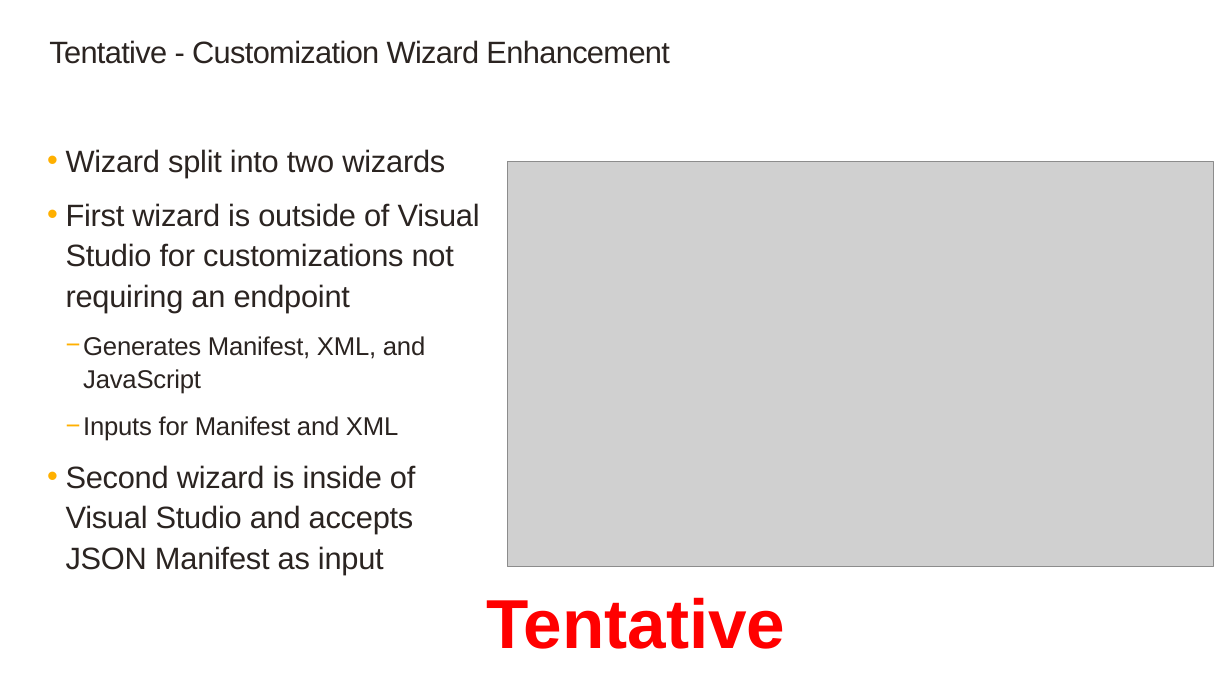
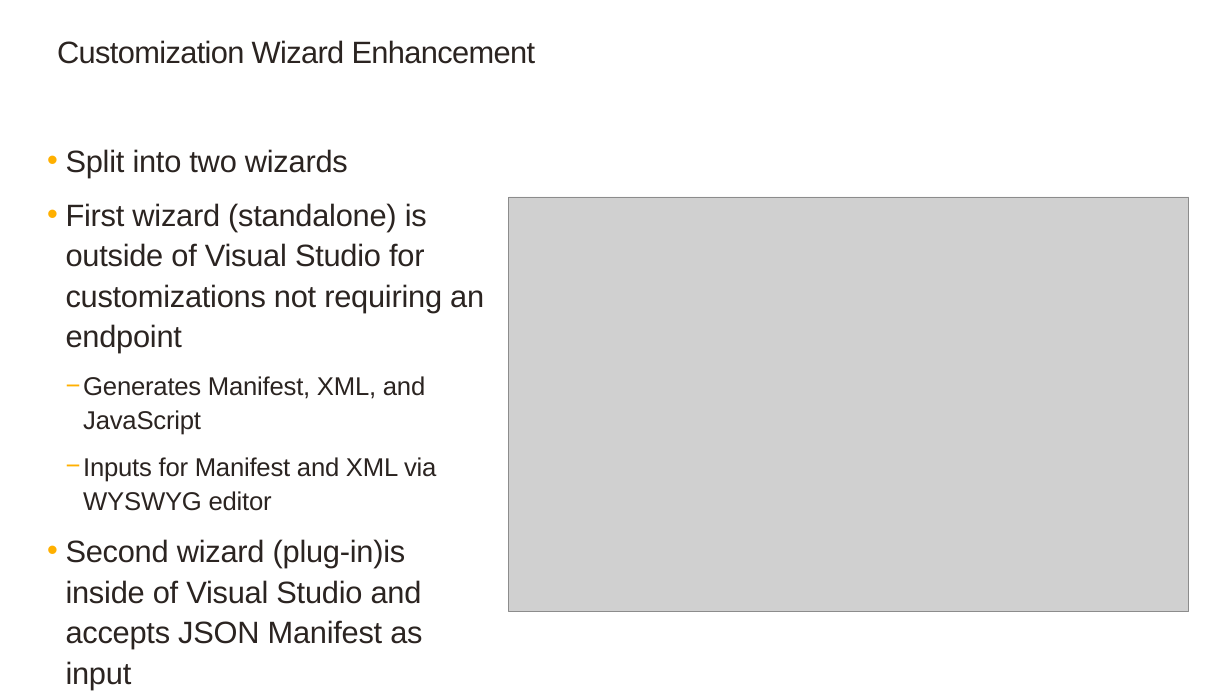
Before and after one commit to SageNADev/Sage300-SDK, a slide deck: slide 9 of docs/presentations/Sage300SDK_2018.0WebSDKOverview.pptx. Drawn at 1232x693 pixels with LibreOffice and Linux fonts; fonts in the diff are those of the drawing; grey boxes stand for pictures; background and template pictures are left out. Boxes give left, top, right and bottom in pixels: in the first picture for what was removed or moved away, otherwise in the second. Text is boxed around its words. In the diff, an @@ line names an element or a change of style, - is before the commit and + after.

```diff
--- a/docs/presentations/Sage300SDK_2018.0WebSDKOverview.pptx
+++ b/docs/presentations/Sage300SDK_2018.0WebSDKOverview.pptx
@@ title at (x1=57, y1=40, x2=536, y2=64): text changed @@
-Tentative - Customization Wizard Enhancement
+Customization Wizard Enhancement
@@ text at (x1=66, y1=149, x2=484, y2=353): text changed @@
-  • Wizard split into two wizards
-  • First wizard is outside of Visual Studio for customizations not requiring an endpoint
+  • Split into two wizards
+  • First wizard (standalone) is outside of Visual Studio for customizations not requiring an endpoint
@@ picture resized from (x1=507, y1=162, x2=1214, y2=567) to (x1=509, y1=197, x2=1189, y2=612) @@
@@ text at (x1=66, y1=457, x2=436, y2=649): text changed @@
-    − Inputs for Manifest and XML
-  • Second wizard is inside of Visual Studio and accepts JSON Manifest as input
+    − Inputs for Manifest and XML via WYSWYG editor
+  • Second wizard (plug-in)is inside of Visual Studio and accepts JSON Manifest as input
@@ text removed at (x1=487, y1=597, x2=786, y2=649) @@
-Tentative
```
Also in this commit, not shown: 7 other slides changed.
